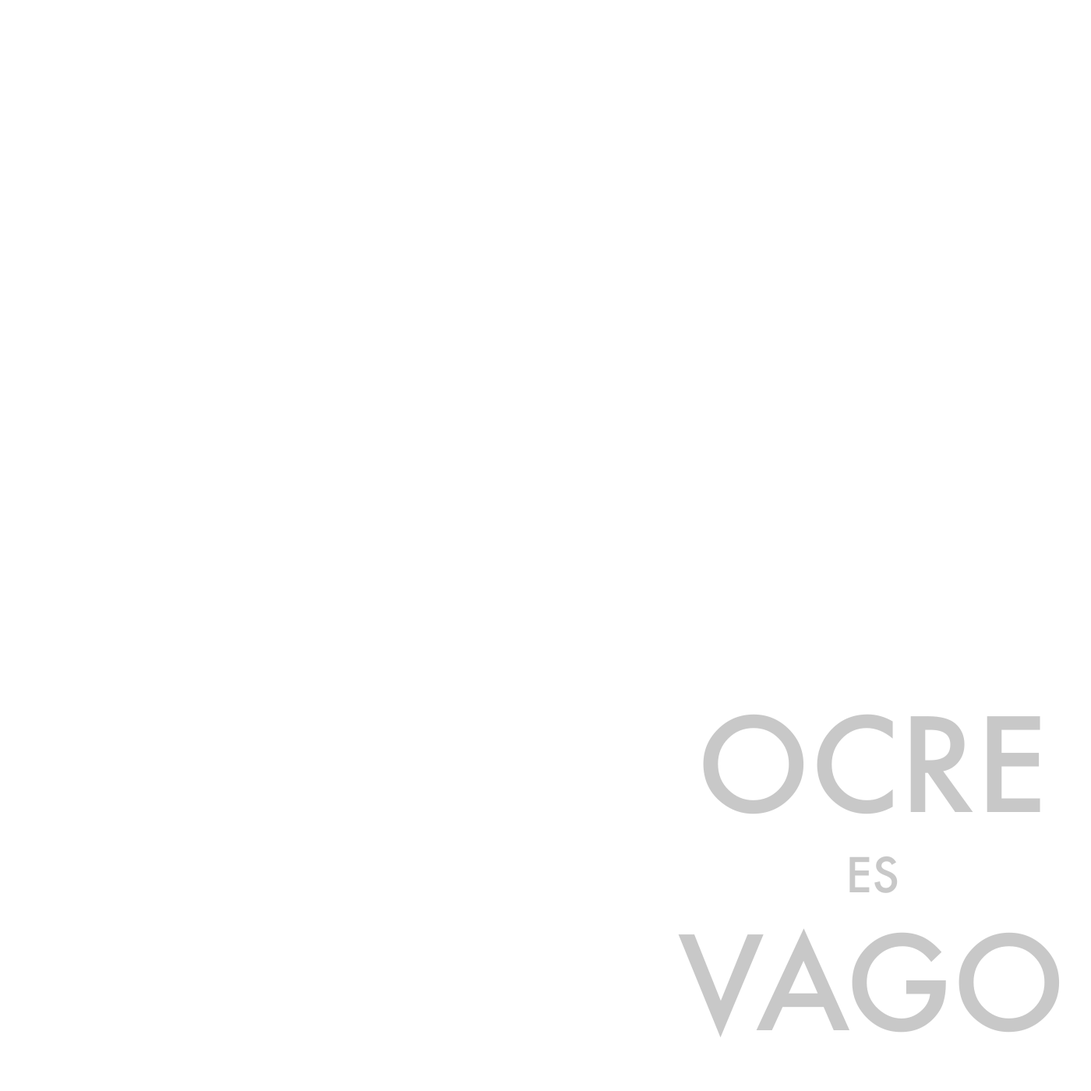
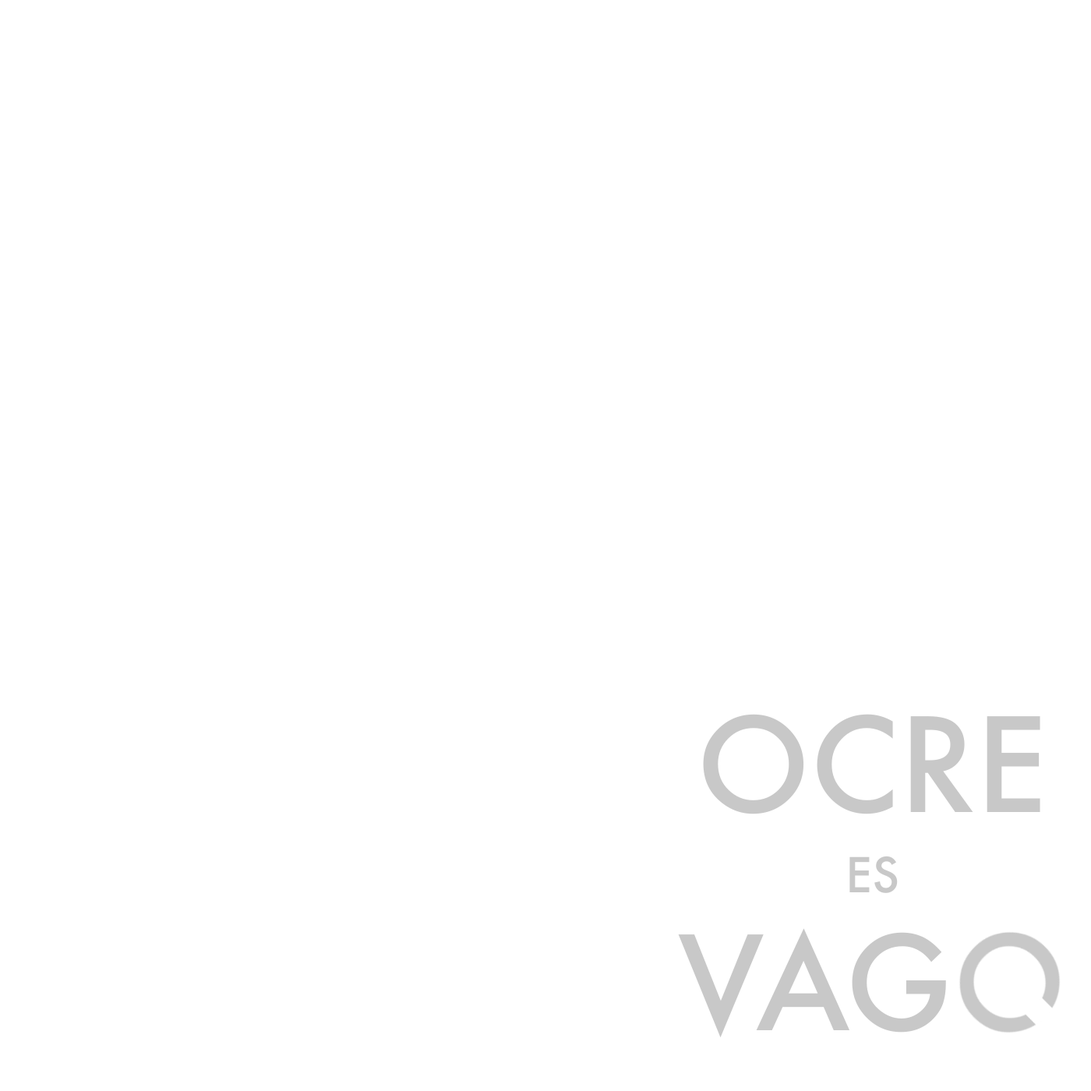
Revision of a layered 1091 x 1091 image; what changed, layer by layer:
added layer "O sin cerrar" above "O" over [958,931,1062,1034]
painted on "OCRE ..." over [958,932,1061,1034]
